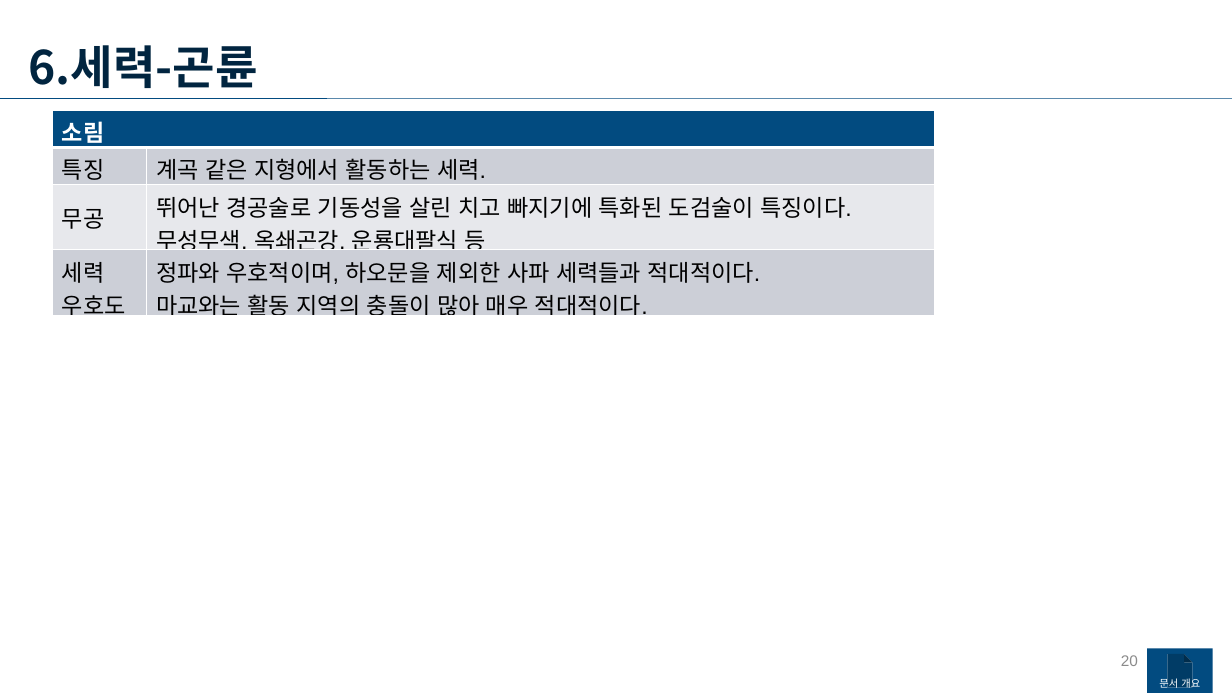
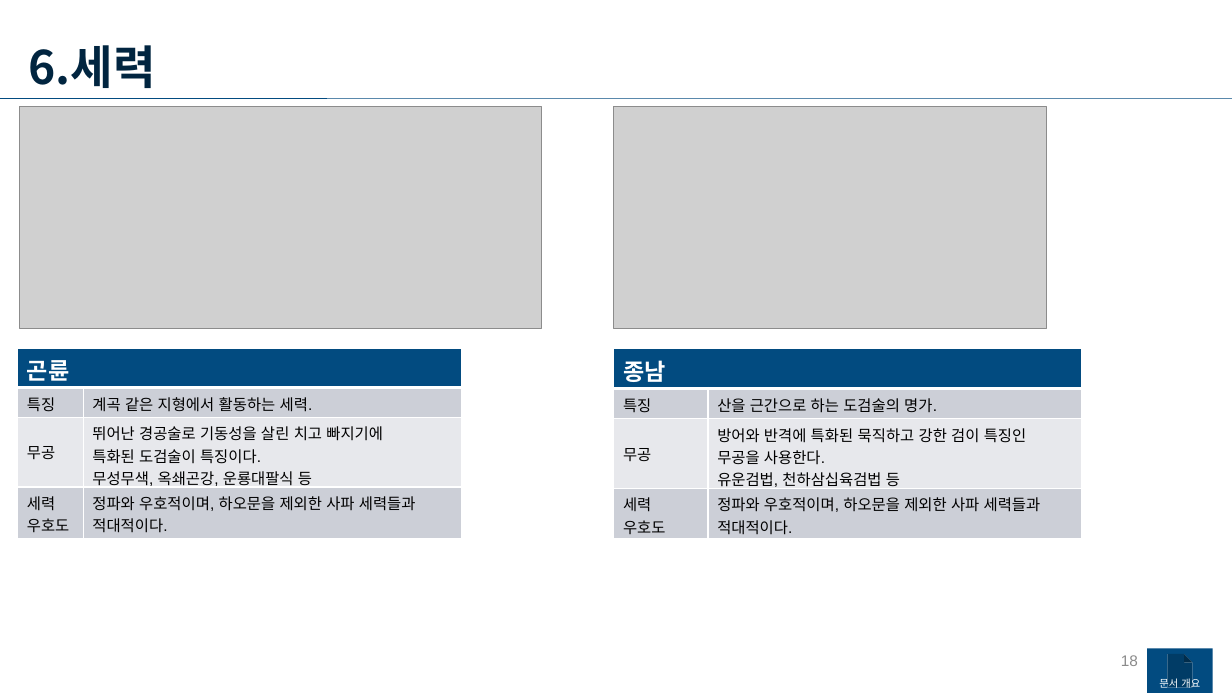
Before and after one commit to yjk0401/unityenginebasic_9th, a slide deck: slide 18 of 기획/메인 기획서.pptx (slide 20 before the commit). Drawn at 1232x693 pixels with LibreOffice and Linux fonts; fonts in the diff are those of the drawing; grey boxes stand for pictures. Boxes give left, top, right and bottom in pixels: in the first picture for what was removed or moved away, otherwise in the second. Text is boxed around its words. In the diff, an @@ line names an element or a change of style, - is before the commit and + after.

```diff
--- a/기획/메인 기획서.pptx
+++ b/기획/메인 기획서.pptx
@@ text at [29,45,156,88]: text changed @@
-6.세력-곤륜
+6.세력
@@ picture added at [19,106,543,328] @@
@@ picture added at [614,106,1046,328] @@
@@ table at [18,348,462,539] @@
-row 1, column 1: 소림
+row 1, column 1: 곤륜
-row 3, column 2: 뛰어난 경공술로 기동성을 살린 치고 빠지기에 특화된 도검술이 특징이다. / 무성무색, 옥쇄곤강, 운룡대팔식 등
+row 3, column 2: 뛰어난 경공술로 기동성을 살린 치고 빠지기에 / 특화된 도검술이 특징이다. / 무성무색, 옥쇄곤강, 운룡대팔식 등
-row 4, column 2: 정파와 우호적이며, 하오문을 제외한 사파 세력들과 적대적이다. / 마교와는 활동 지역의 충돌이 많아 매우 적대적이다.
+row 4, column 2: 정파와 우호적이며, 하오문을 제외한 사파 세력들과 / 적대적이다.
@@ size 18 to 12 pt in "특징", "계곡 같은 지형에서 활동하는 세력.", "무공", "세력" and 1 more places @@
@@ table: place and size @@
-table at [53,110,934,324]
+table at [18,348,462,539]
@@ table added at [614,348,1081,539], 4 rows, 2 columns @@
+종남 | 
+특징 | 산을 근간으로 하는 도검술의 명가.
+무공 | 방어와 반격에 특화된 묵직하고 강한 검이 특징인 / 무공을 사용한다. / 유운검법, 천하삼십육검법 등
+세력 / 우호도 | 정파와 우호적이며, 하오문을 제외한 사파 세력들과 / 적대적이다.
@@ page number at [1121,655,1138,666]: text changed @@
-20
+18
```
Also in this commit, not shown: 11 other slides changed, 3 slides added, 6 slides removed, 14 other files.
